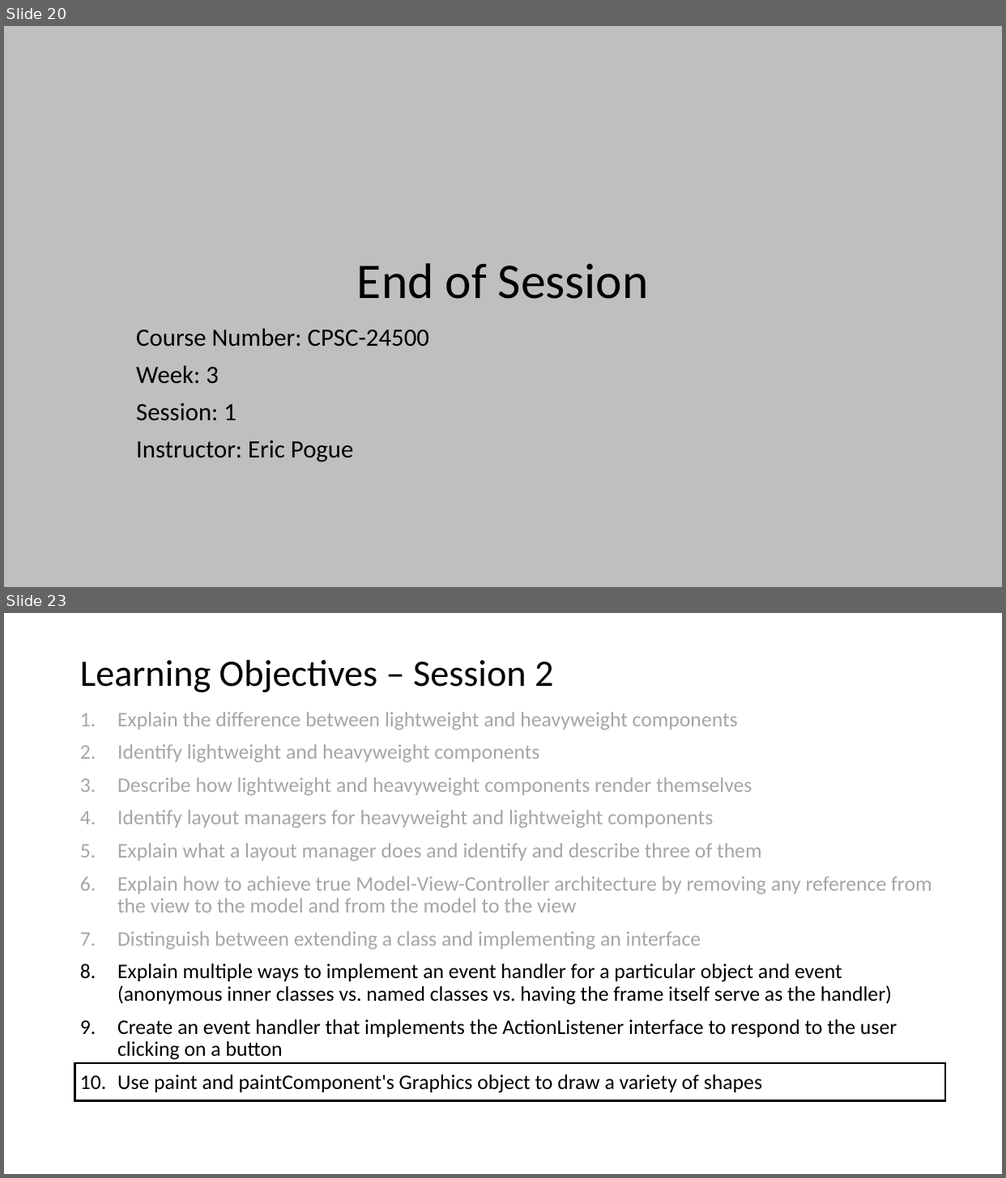
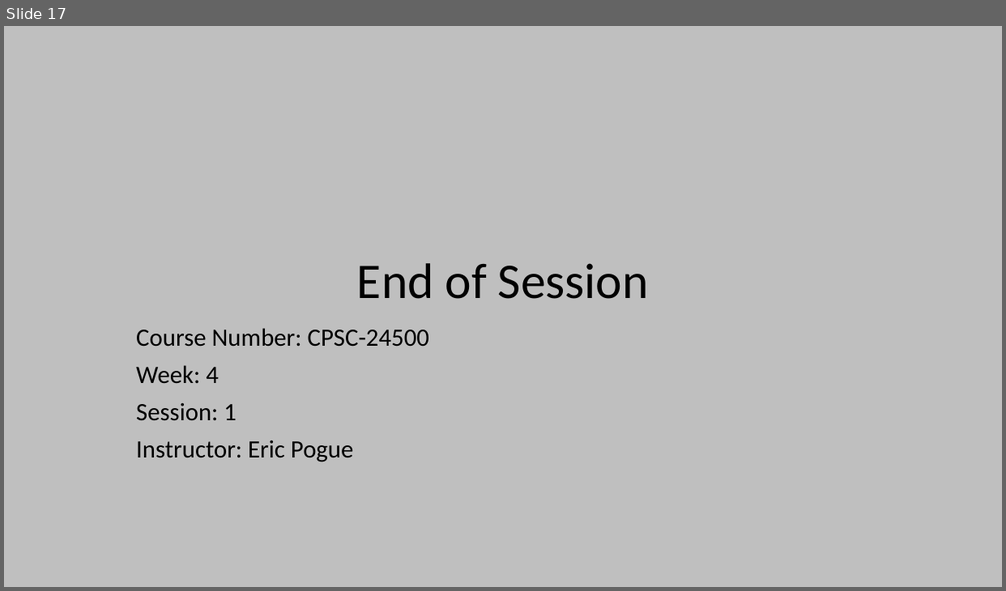
Before and after one commit to EricJPogue/www-epogue-info, a slide deck: CPSC-24500/Week04/2017SpringW04Slides.pptx. Shown one above the other, each under a label of ours: slides 20 and 23 before the commit, slide 17 after it; the slides between them are not shown. The pictures are 1006x1178 and 1006x591 pixels, drawn with LibreOffice and Linux fonts; fonts in the diff are those of the drawing. Boxes give left, top, right and bottom in pixels: in the first picture for what was removed or moved away, otherwise in the second. Text is boxed around its words. In the diff, an @@ line names an element or a change of style, - is before the commit and + after.

Commit message:
Add session 1 video html.

```diff
--- a/CPSC-24500/Week04/2017SpringW04Slides.pptx
+++ b/CPSC-24500/Week04/2017SpringW04Slides.pptx
@@ slide 23 removed at (x1=4, y1=613, x2=1002, y2=1174), background #FFFFFF @@
@@ title removed at (x1=80, y1=660, x2=553, y2=692) @@
-Learning Objectives – Session 2
@@ text removed at (x1=117, y1=712, x2=931, y2=1093) @@
-1. Explain the difference between lightweight and heavyweight components
-2. Identify lightweight and heavyweight components
-3. Describe how lightweight and heavyweight components render themselves
-4. Identify layout managers for heavyweight and lightweight components
-5. Explain what a layout manager does and identify and describe three of them
-6. Explain how to achieve true Model-View-Controller architecture by removing any reference from the view to the model and from the model to the view
-7. Distinguish between extending a class and implementing an interface
-8. Explain multiple ways to implement an event handler for a particular object and event (anonymous inner classes vs. named classes vs. having the frame itself serve as the handler)
-9. Create an event handler that implements the ActionListener interface to respond to the user clicking on a button
-10. Use paint and paintComponent's Graphics object to draw a variety of shapes
@@ rectangle removed at (x1=75, y1=1063, x2=946, y2=1102) @@
@@ what was slide 20 is now slide 17 @@
@@ slide 17 changed as well @@
@@ subtitle at (x1=136, y1=365, x2=219, y2=383): text changed @@
-Week: 3
+Week: 4
```
Also in this commit, not shown: 5 other slides changed, 10 slides added, 33 other slides removed, 2 other files.
